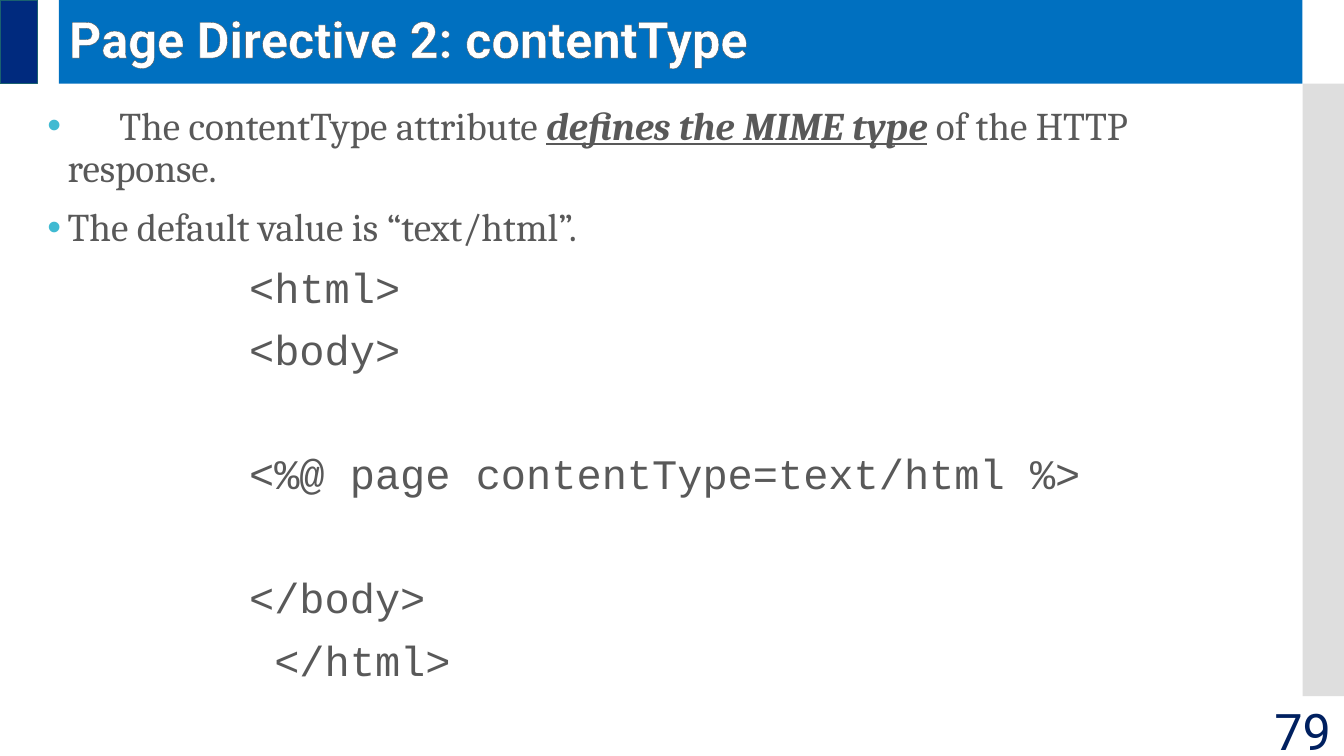
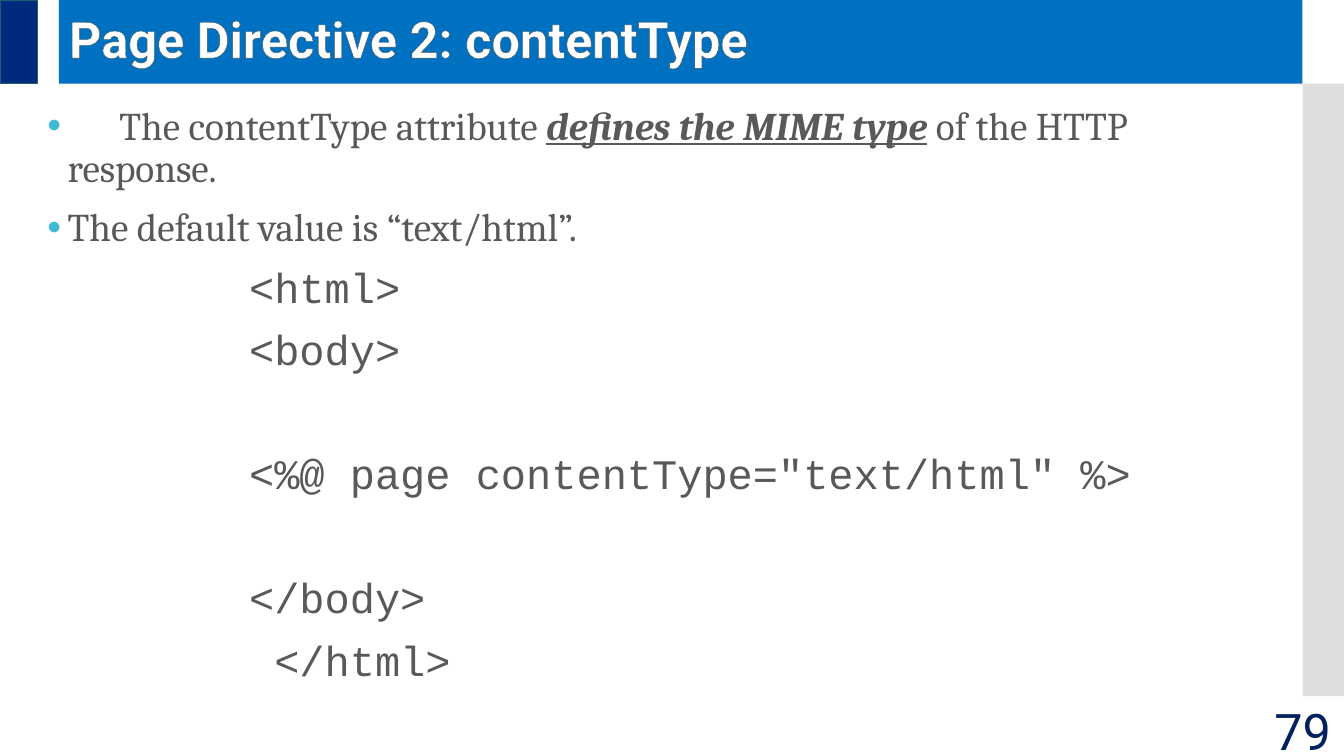
Before and after one commit to jrambasana/AJP2022-material, a slide deck: slide 79 of AJP Slides/AJP (01ce0502) - Unit 5 - JSP.pptx. Drawn at 1344x756 pixels with LibreOffice and Linux fonts; fonts in the diff are those of the drawing. Boxes give left, top, right and bottom in pixels: in the first picture for what was removed or moved away, otherwise in the second. Text is boxed around its words. In the diff, an @@ line names an element or a change of style, - is before the commit and + after.

```diff
--- a/AJP Slides/AJP (01ce0502) - Unit 5 - JSP.pptx
+++ b/AJP Slides/AJP (01ce0502) - Unit 5 - JSP.pptx
@@ text at <box>350,459,1055,498</box>: text changed @@
-<%@ page contentType=text/html %>
+<%@ page contentType="text/html" %>
```
Also in this commit, not shown: 5 other slides changed.
